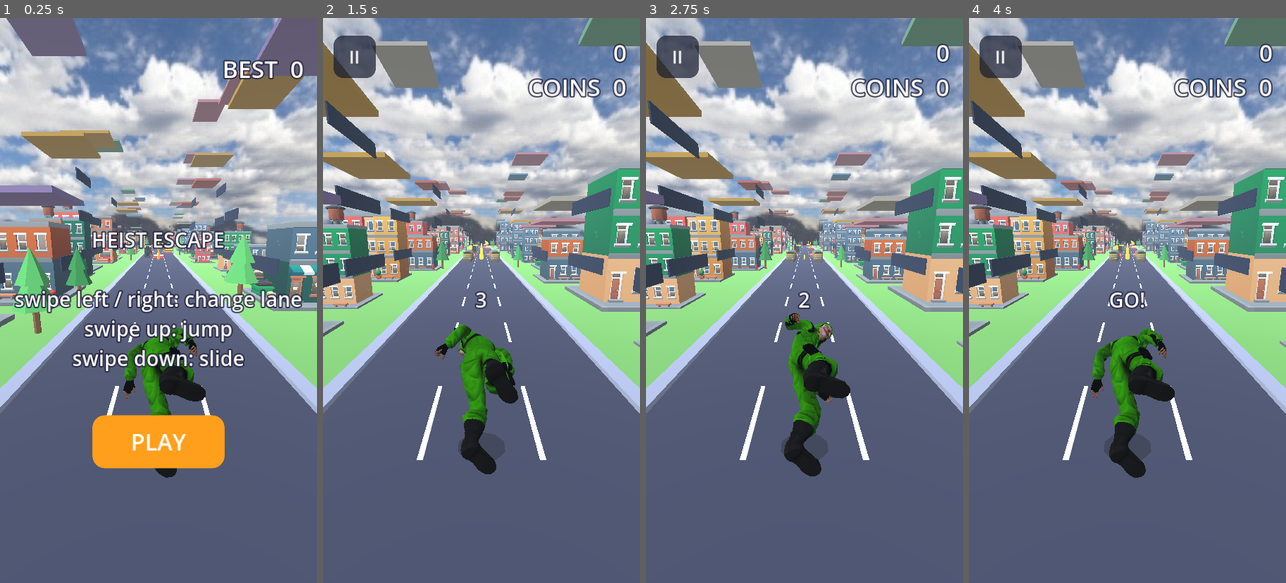
Above: before the commit, frames 1-4 (left to right).
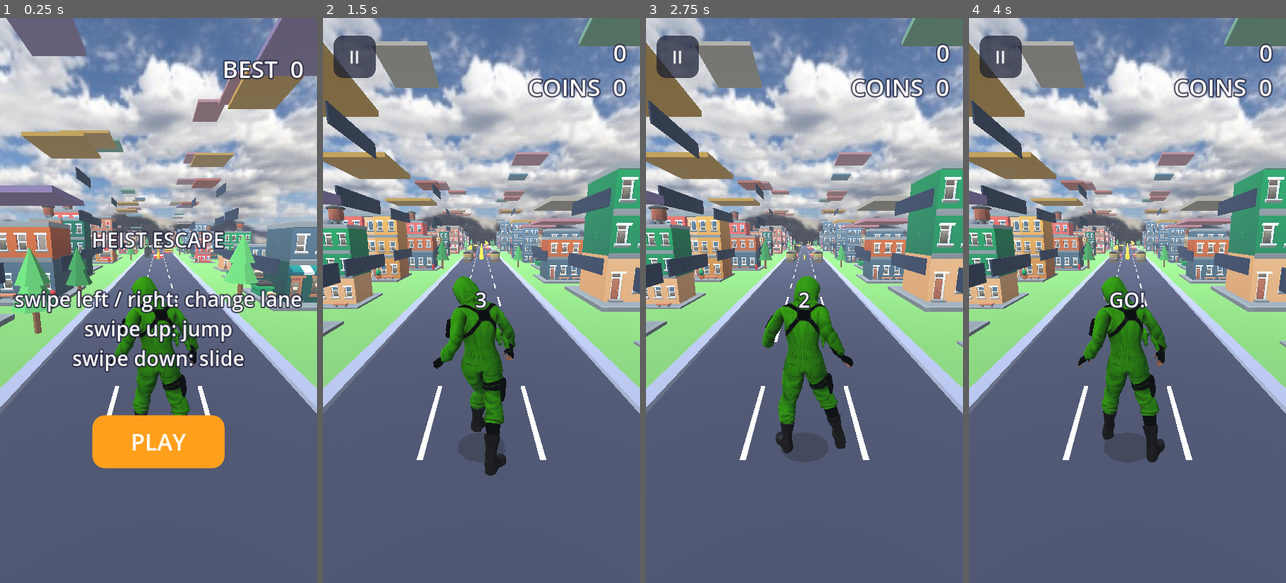
Above: after the commit, the same moments.

Repository: akshathgaming198028-cell/EndlessGame
Game: Godot game, scene res://main.tscn
Same seed, same stepped clock (60 frames per second), same inputs: the game is played once before the commit and once after it.
Inputs (mouse positions are in pixels of both pictures, inside the frame that each line leads up to):
- Up to frame 1 (0.25 s): no input
- Up to frame 2 (1.5 s): tap Enter at 0.5 s; move the mouse to (551, 272) at 0.52 s; hold Right 0.53-1.25 s; click (551, 272) at 0.67 s; tap Space at 0.77 s; drag from (418, 328) to (465, 413) at 1.27 s
- Up to frame 3 (2.75 s): move the mouse to (836, 176) at 2.02 s; hold Right from 2.03 s (still down)
- Up to frame 4 (4 s): release Right at 2.75 s; drag from (1111, 413) to (1032, 215) at 2.77 s; move the mouse to (1222, 385) at 3.52 s; hold Left from 3.53 s (still down); tap Space at 3.77 s

The runs differ from the first frame. In frame 1, 3.2% of the frame differs, in the area x 34-65%, y 45-82%; in frame 2, 4.0%; in frame 3, 4.5%; in frame 4, 5.0%.

Commit message:
Restore the rig handling from the build where he stood upright (hips turn removed)
Co-Authored-By: Claude Haiku 5.5 <noreply@anthropic.com>
Claude-Session: https://claude.ai/code/session_01DDNfUcEeZJQNoZPcRL3Cag

Diff:
--- a/main.gd
+++ b/main.gd
@@ -410,7 +410,7 @@
 		var src := ps.instantiate()
 		var sp := _find_anim(src)
 		if sp != null and sp.get_animation_list().size() > 0:
-			var a: Animation = _retarget(sp.get_animation(sp.get_animation_list()[0]), _find_skeleton(src), skel, skel_rel)
+			var a: Animation = sp.get_animation(sp.get_animation_list()[0]).duplicate()
 			for t in range(a.get_track_count() - 1, -1, -1):
 				var np := a.track_get_path(t)
 				var bone := np.get_concatenated_subnames()
@@ -420,6 +420,10 @@
 				var nb := _norm(bone)
 				# keep the character in place: drop root movement from the hips
 				if a.track_get_type(t) == Animation.TYPE_POSITION_3D and nb == "mixamorighips":
+					a.remove_track(t)
+					continue
+				# the hips' own turn is what tilted him: drop it so he stands upright, as in the build where he stood
+				if a.track_get_type(t) == Animation.TYPE_ROTATION_3D and nb == "mixamorighips":
 					a.remove_track(t)
 					continue
 				a.track_set_path(t, NodePath(skel_rel + ":" + bones[nb]))
